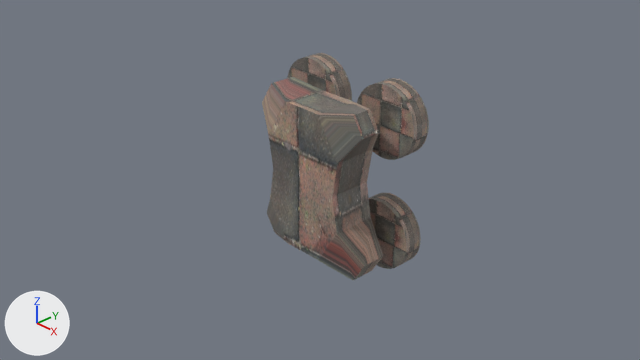
The Blender file assets/blender/drone.blend as it was, and as the next commit left it.
Rendered twice from the file's camera 'Camera'. The axes (+X, +Y, +Z) are drawn at lower left. The lights are the same throughout.
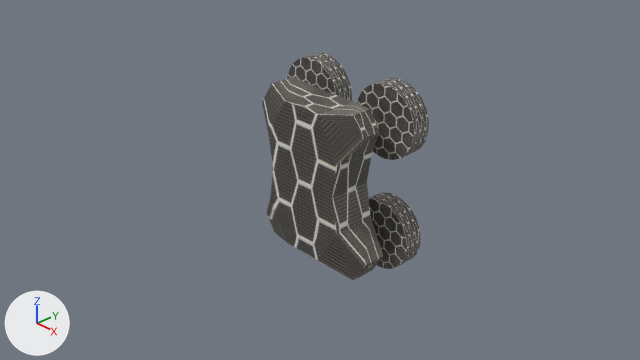
Changed parts and their boxes [x1, y1, x2, y2] in the pictures (640 x 360 px):
'Cube', surface changed: [262, 77, 383, 280] in both
'Cylinder.003', surface changed: [357, 78, 429, 160] in both

What the commit changed:
Picture 'hex.jpg' (img_hex_jpg) is new.
Material 'Material' (mat_material) changes its picture from img_wall_jpg to img_hex_jpg.
Material 'Material.001' (mat_material_001) changes its picture from img_wall_jpg to img_hex_jpg.
